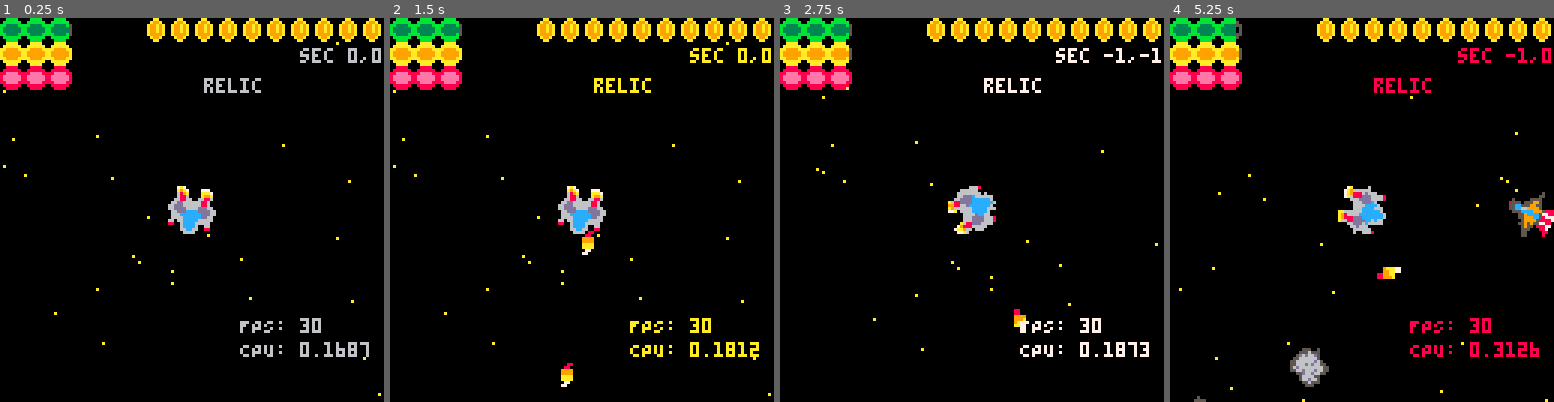
Above: before the commit, frames 1-4 (left to right).
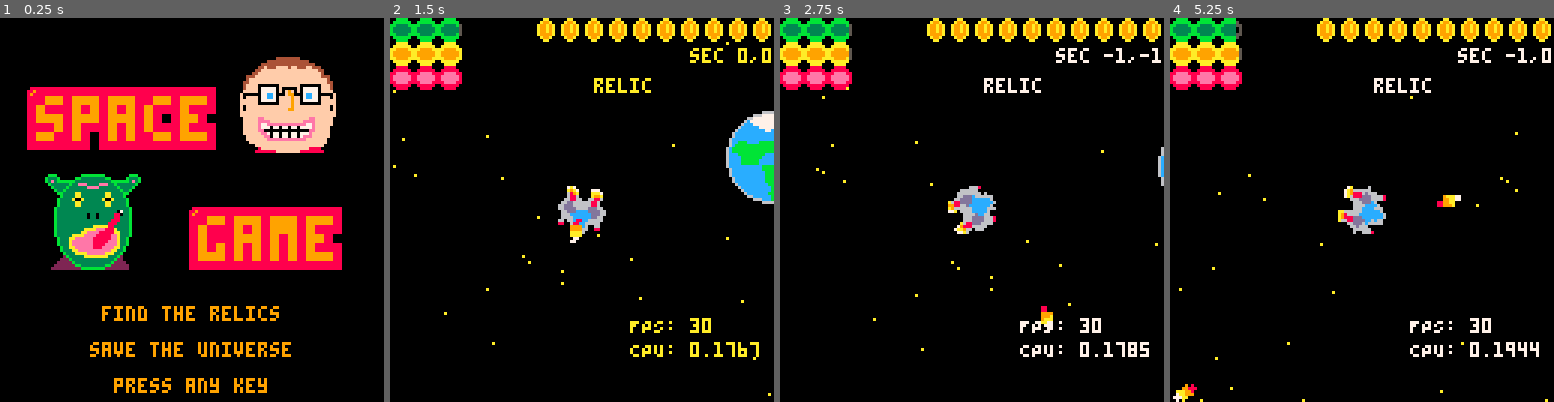
Above: after the commit, the same moments.

Repository: bobgar/pico-jam
Game: PICO-8 cartridge pico-jam.p8
Two runs of this game, one before a commit and one after it. Both use one fixed random seed, a clock stepped at 60 frames per second and the inputs below.
Inputs:
- Up to frame 1 (0.25 s): no input
- Up to frame 2 (1.5 s): tap O (Z key) at 0.33, 0.7, 1.43 s; tap X (X key) at 1.07 s
- Up to frame 3 (2.75 s): hold Left 1.97-2.37 s; tap X (X key) at 2.07, 2.4, 2.73 s; tap O (Z key) at 2.22 s; hold Down from 2.42 s (still down)
- Up to frame 4 (5.25 s): release Down at 2.82 s; hold Right 2.87-3.53 s; tap X (X key) every 0.33 s from 3.07 to 5.07 s; tap O (Z key) at 3.1, 3.98, 4.87 s; hold Up 3.58-4.08 s; hold Right 4.13-4.53 s; hold Down 4.58-5.08 s; hold Left from 5.13 s (still down)

The runs differ from the first frame. In frame 1, 33% of the frame differs, in the area x 0-100%, y 0-99%; in frame 2, 2.9%; in frame 3, 0.5%; in frame 4, 3.3%.

Commit message:
I'm calling this "feature complete".  Enemies now functional.

Diff:
--- /dev/null
+++ b/gameoverscreen.lua
@@ -0,0 +1,22 @@
+function gameoverscreeninit()
+    interactcooldown = 30
+    _update = gameoverscreenupdate
+    _draw = gameoverscreendraw
+end
+
+function gameoverscreendraw()
+    cls()
+    bigprint("game over",10,24,9,8,3)
+    --bigprint("game",64,64,9,8,3)
+    --sspr(1*32,32,32,32,80,13,32,32)
+    --sspr(2*32,32,32,32,15,52,32,32)
+    --bigprint("you win!",32,96,9,8,2)
+    printcentered("press any key", 120)
+end
+
+function gameoverscreenupdate()
+    if interactcooldown > 0 then interactcooldown-=1 end
+    if ibtn(🅾️) or ibtn(❎) then
+        splashscreeninit()
+    end
+end
--- a/helpers.lua
+++ b/helpers.lua
@@ -44,3 +44,31 @@
 	y /= 10.0
     return sqrt(x * x + y * y) * 10.0
 end
+
+function oprint(str,x,y,c,co) --outline print
+    for xx=-1,1,1 do
+        for yy=-1,1,1 do
+            print(str,x+xx,y+yy,co)
+        end
+    end
+    print(str,x,y,c)
+end
+
+function bigprint(str,x,y,c,co,scale)
+    poke(0x5f54,0x60) -- screen is spritesheet. spr and sspr use screen as source
+    oprint(str,x,y,c,co) -- outline print to desired location
+    local x0 = x-1
+    local y0 = y-1
+    local w = #str*4 + 2
+    local h = 7 -- only works on single line strings for now
+    palt(0b1111111111111111) -- set all colors transparent
+    palt(c,false) -- only draw the text and outline colors
+    palt(co,false)
+    sspr(x0,y0,w,h,x0,y0,w*scale,h*scale) -- stretch the text with desired scale
+    palt()
+    poke(0x5f54,0x00) -- set spritesheet back to source for spr
+end
+
+function printcentered(text, y)
+	print(text, 64 - #text*2, y)
+end
--- a/pico-jam.p8
+++ b/pico-jam.p8
@@ -7,6 +7,7 @@
 #include ui.lua
 #include helpers.lua
 #include winscreen.lua
+#include gameoverscreen.lua
 __gfx__
 00000000000000666600000000000000000066666666000000000000000000000000666666660000000000000000000000006666666600000000000000000000
 000000000000066cc66000000000000006667777777766600000000000000000066644444444666000000000000000000666dddddddd66600000000000000000
@@ -72,14 +73,14 @@
 0000000000000000000000000000000000000fffffffffffffffffffffff0000000022222b333333333333b22220000000999994455555555555555449999900
 000000000000000000000000000000000000008ffffffffffffffff8888000000002222222bb33333333bb222222000009999999944455555555444999999990
 00000000000000000000000000000000000008888888ffffffff888888880000002222222222bbbbbbbb22222222000099999999999944444444999999999999
-000000000000aaaaaaaa00000000000000000006600000000000000aa00000000000000bb0000000000000055000000000000008800000000000000000000000
-000000000aaa00000000aaa0000000000000006666000000000000aaaa000000000000beeb000000000000588500000000000055550000000000000000000000
-0000000aa00000000000000aa00000000000066dd660000000000aa66aa00000000000beeb00000000000058850000000000005cc50000000000000000000000
-000000a000000000000000000a000000000066dddd6600000000aa6666aa0000000b00beeb00b00000000058850000000000005cc50000000000000000000000
-00000a00000000000000000000a0000000066dd55dd66000000aa665566aa00000bbb055550bbb0000000055550000000000005cc50000000000000000000000
-0000a0000000000000000000000a00000066dd5dd5dd660000aa665dd566aa000beeb577775beeb000000577775000000000055c655000000000000000000000
-000a000000000000000000000000a000066dd5d55d5dd6600aa665d55d566aa0bbee577cc775eebb00005778877500000005559c695550000000000000000000
-00a00000000000000000000000000a0066dd55d55d55dd66aa6655d55d5566aa0bb5657cc7565bb000056578875650000055999cc99955000000000000000000
+000000000000aaaaaaaa00000000000000000006600000000000000aa00000000000000bb0000000000000055000000000000008800000000008800000000000
+000000000aaa00000000aaa0000000000000006666000000000000aaaa000000000000beeb000000000000588500000000000055550000000082280000000000
+0000000aa00000000000000aa00000000000066dd660000000000aa66aa00000000000beeb00000000000058850000000000005cc5000000008aa80000000000
+000000a000000000000000000a000000000066dddd6600000000aa6666aa0000000b00beeb00b00000000058850000000000005cc5000000082aa28000000000
+00000a00000000000000000000a0000000066dd55dd66000000aa665566aa00000bbb055550bbb0000000055550000000000005cc5000000082aa28000000000
+0000a0000000000000000000000a00000066dd5dd5dd660000aa665dd566aa000beeb577775beeb000000577775000000000055c65500000008aa80000000000
+000a000000000000000000000000a000066dd5d55d5dd6600aa665d55d566aa0bbee577cc775eebb00005778877500000005559c695550000b8228b000000000
+00a00000000000000000000000000a0066dd55d55d55dd66aa6655d55d5566aa0bb5657cc7565bb000056578875650000055999cc9995500b0b88b0b00000000
 00a00000000000000000000000000a006dd5dd5dd5dd5dd6a66566566566566a005666577566650000566657756665000559999cc99995500000000000000000
 0a0000000000000000000000000000a06dddddddddddddd6a66666666666666a055566577566555005556857758655505555599cc99555550000000000000000
 0a0000000000000000000000000000a0666666dddd666666aaaaaa6666aaaaaa5444554554554445585d55d55d55d5850000559cc95500000000000000000000
--- a/space.lua
+++ b/space.lua
@@ -1,9 +1,8 @@
-function _init()
-  debug=true
-  palt(0,true)
-  inittimeforseeds = stat(0)
+function spaceinit()
+
   _update = updatespace
   _draw = drawspace
+  inittimeforseeds = stat(0)
   sectorsize = 512
   halfsectorsize = sectorsize/2
   location={x=0,y=0,sectorx=0,sectory=0}
@@ -24,9 +23,9 @@
   damp=0.95
   r=0
   rv=0
-  bulletIdx = 1
-  maxBullets = 5
-  bulletSpeed = 2.0
+  --maxBullets = 5
+  bullletttl = 150 --how many frames the bullet should live.  IE 30 * seconds (right now 5 seconds)
+  bulletspeed = 2.0
   fireRate = 16
   timeSinceFire = 0
   bullets={}
@@ -36,8 +35,6 @@
   cosr = 0
   stars = {}
   curinteractible = nil
-  interactcooldown = 0
-  stdinteractcooldown = 4
   for i=0, 500 do
     stars[i] = {x=rndi(sectorsize),y=rndi(sectorsize)}
   end
@@ -55,13 +52,13 @@
     relics[i] = {x=flr( sin(r)*d), y=flr(cos(r)*d), found=false, sprite=s, type="relic"}
   end
 
-  --relics[1].x = 1
-  --relics[1].y = 1
+  relics[1].x = 1
+  relics[1].y = 1
 
   r = rnd()
   d = rnd()*20+30
-  --anomaly = {x=flr( sin(r)*d), y=flr(cos(r)*d)}
-  anomaly = {x=3, y=-3}
+  anomaly = {x=flr( sin(r)*d), y=flr(cos(r)*d)}
+  --anomaly = {x=3, y=-3}
   changeSectors()
 end
 
@@ -108,20 +105,11 @@
   vx*=damp
   vy*=damp
   timeSinceFire+=1
-  if(btn(🅾️)) and timeSinceFire > fireRate then
-    timeSinceFire = 0
-    local bvx = -sin(r)*bulletSpeed
-    local bvy = -cos(r)*bulletSpeed
-    bullets[bulletIdx]={x=64+bvx*2,y=64+bvy*2,vx=bvx+vx,vy=bvy+vy, r=atan2(-bvy,-bvx)}
-    bulletIdx+=1
-    if bulletIdx > maxBullets then
-      bulletIdx = 1
-    end
-  end
-  for b in all( bullets ) do
-    b.x+=b.vx
-    b.y+=b.vy
-  end
+  if(btn(🅾️)) and timeSinceFire > fireRate then -- and #bullets < maxBullets
+    spawnplayerbullet()
+  end
+
+  updatebullets()
 
   if location.x < 0 then
     location.sectorx-=1
@@ -153,8 +141,96 @@
   if #asteroids < 10 and rnd() < .05 then spawnasteroid() end
   updateasteroids()
 
-  if #enemies < 10 and rnd() < .05 then spawnenemy() end
+  if #enemies < 3 and rnd() < .001 * sqrt(vecmag(location.sectorx, location.sectory)) then spawnenemy() end
   updateenemies()
+end
+
+function spawnenemybullet(e)
+    local bvx = -sin(e.r)*e.bulletspeed
+    local bvy = -cos(e.r)*e.bulletspeed
+    add(bullets,{x=e.x+bvx*2,y=e.y+bvy*2,vx=bvx+e.vx,vy=bvy+e.vy, r=atan2(-bvy,-bvx),
+    sx=e.sx,sy=e.sy, ttl=bullletttl,
+    team="enemy",sprite=142})
+end
+
+function spawnplayerbullet()
+    timeSinceFire = 0
+    local bvx = -sin(r)*bulletspeed
+    local bvy = -cos(r)*bulletspeed
+    add(bullets,{x=location.x+64+bvx*2,y=location.y+64+bvy*2,vx=bvx+vx,vy=bvy+vy, r=atan2(-bvy,-bvx),
+    sx=location.sectorx,sy=location.sectory, ttl=bullletttl,
+    team="player",sprite=16})
+
+end
+
+function moveincludingsectors(o)
+    o.x += o.vx
+    if o.x < 0 then o.x += sectorsize o.sx -= 1 end
+    if o.x > sectorsize then o.x -= sectorsize o.sx += 1 end
+    o.y += o.vy
+    if o.y < 0 then o.y += sectorsize o.sy -= 1 end
+    if o.y > sectorsize then o.y -= sectorsize o.sy += 1 end
+end
+
+function updatebullets()
+
+  local bullettoremove = {}
+  local enemytoremove = {}
+  for b in all( bullets ) do
+    moveincludingsectors(b)
+
+    b.ttl -= 1
+    if b.ttl <= 0 then add(bullettoremove, b) end
+
+    if abs(b.sx - location.sectorx) + abs(b.sy - location.sectory) >= 3 then add(bullettoremove, b) end
+
+    if b.team == "player" then
+      for e in all(enemies) do
+        --For bullets we assume they're in the same sector
+        --it wouldn't be hard to translate them into the same sector for vec comparison,
+        --but I think this is good enough
+        if e.sx == b.sx and e.sy == b.sy then
+          local mag = vecmag(b.x-e.x, b.y-e.y)
+          if mag < 12 then
+            add(bullettoremove, b)
+            e.health -= 1
+            if e.health <= 0 then
+              add(enemytoremove, e)
+            end
+          end
+        end
+      end
+    end
+
+    if b.team == "enemy" then
+      local x = b.x - location.x + (b.sx - location.sectorx) * sectorsize
+      local y = b.y - location.y + (b.sy - location.sectory) * sectorsize
+      mag = vecmag(64 - x, 64 - y)
+      if mag < 8 then
+        add(bullettoremove, b)
+        health -= 1
+        if health <= 0 then
+          gameoverscreeninit()
+        end
+      end
+    end
+  end
+  for e in all(enemytoremove) do
+    del(enemies, e)
+  end
+  for b in all(bullettoremove) do
+    del(bullets, b)
+  end
+end
+
+function drawbullets()
+
+  for b in all( bullets ) do
+    local x = b.x - location.x + (b.sx - location.sectorx) * sectorsize
+    local y = b.y - location.y + (b.sy - location.sectory) * sectorsize
+    local sid = sslocfromid(b.sprite)
+    rspr(sid.x,sid.y,x-4,y-4,b.r,1)
+  end
 end
 
 function spawnenemy()
@@ -162,15 +238,33 @@
   local x = location.x+64 + sin(r) * 200
   local y = location.y+64 + cos(r) * 200
   local sprite = 140
-  add(enemies, {x=x,y=y,r=r,vx=rnd()*2-1, vy=rnd()*2-1, rv=rnd()*.01,
-  sx=location.sectorx, sy=location.sectory, type="enemy",
+  add(enemies, {x=x,y=y,r=r,vx=rnd()*2-1, vy=rnd()*2-1, rv=rnd()*.01, r=r,
+  sx=location.sectorx, sy=location.sectory, type="enemy", name="bandit",
   sprite=sprite, health=1,
-  damp=.9, accel=.1
+  timesincefire=0, firerate=30, bulletspeed=bulletspeed,
+  damp=.9, accel=.15
 })
 end
 
 function spawnguardian(x,y)
-  --todo
+  local r = rnd()
+  local x = sectorsize / 2
+  local y = sectorsize / 2
+  local sprite = 138
+  add(enemies, {x=x,y=y,r=r,vx=rnd()*2-1, vy=rnd()*2-1, rv=rnd()*.01, r=r,
+  sx=location.sectorx, sy=location.sectory, type="enemy", name="guardian",
+  sprite=sprite, health=3,
+  timesincefire=0, firerate=30, bulletspeed=bulletspeed*1.5,
+  damp=.9, accel=.075
+})
+end
+
+function activeguardians()
+  local c = 0
+  for e in all(enemies) do
+    if e.name == "guardian" then c+=1 end
+  end
+  return c
 end
 
 function updateenemies()
@@ -180,16 +274,22 @@
     local x = -(e.x - location.x + (e.sx - location.sectorx) * sectorsize -64)
     local y = -(e.y - location.y + (e.sy - location.sectory) * sectorsize -64)
     local m = vecmag(x, y)
-    e.vx += (x/m)*e.accel
-    e.vy += (y/m)*e.accel
-
-    --a.r += a.rv
-    e.x += e.vx
-    if e.x < 0 then e.x += sectorsize e.sx -= 1 end
-    if e.x > sectorsize then e.x -= sectorsize e.sx += 1 end
-    e.y += e.vy
-    if e.y < 0 then e.y += sectorsize e.sy -= 1 end
-    if e.y > sectorsize then e.y -= sectorsize e.sy += 1 end
+
+    e.timesincefire+=1
+    if m < 64 and e.timesincefire >= e.firerate then
+      e.timesincefire = 0
+      spawnenemybullet(e)
+    end
+
+    if m > 48 then
+      e.vx += (x/m)*e.accel
+      e.vy += (y/m)*e.accel
+      e.r = atan2(-e.vy, -e.vx)
+    else
+      e.r = atan2(-y/m, -x/m)
+    end
+
+    moveincludingsectors(e)
     if abs(e.sx - location.sectorx) + abs(e.sy - location.sectory) >= 3 then add(toremove, e) end
     e.vx *= e.damp
     e.vy *= e.damp
@@ -207,11 +307,11 @@
     local y = e.y - location.y + (e.sy - location.sectory) * sectorsize
 
     --local r = atan2(y-64, x-64)
-    local r = atan2(-e.vy, -e.vx)
+
 
     if x>=-32 and x<160 and y>=-32 and y<160 then
       local sid = sslocfromid(e.sprite)
-      rspr(sid.x,sid.y,x-8,y-8,r,2)
+      rspr(sid.x,sid.y,x-8,y-8,e.r,2)
     end
   end
 end
@@ -231,12 +331,7 @@
   local toremove = {}
   for a in all(asteroids) do
     a.r += a.rv
-    a.x += a.vx
-    if a.x < 0 then a.x += sectorsize a.sx -= 1 end
-    if a.x > sectorsize then a.x -= sectorsize a.sx += 1 end
-    a.y += a.vy
-    if a.y < 0 then a.y += sectorsize a.sy -= 1 end
-    if a.y > sectorsize then a.y -= sectorsize a.sy += 1 end
+    moveincludingsectors(a)
     if abs(a.sx - location.sectorx) + abs(a.sy - location.sectory) >= 3 then add(toremove, a) end
   end
 
@@ -277,6 +372,16 @@
   rspr(8,0,64-8,64-8,r,2)
 
   --if activated draw relic
+  drawrelicactivated()
+  --print('sx= ' .. location.sectorx .. '  sy= ' .. location.sectory)
+  drawbullets()
+  drawui()
+  if debug then
+    drawdebugui()
+  end
+end
+
+function  drawrelicactivated()
   if relicactivated then --and (anomaly.x != location.sectorx or anomaly.y != location.sectory) then
     dirx = (anomaly.x+.5) - (location.sectorx + location.x / sectorsize)
     diry = (anomaly.y+.5) - (location.sectory + location.y / sectorsize)
@@ -301,21 +406,9 @@
         sspr(loc.x, loc.y,16,16,x-20, y-20, 40,40)
         _update = winscreenupdate
         _draw = winscreendraw
-      end
-    end
-  end
-
-  for b in all( bullets ) do
-    rspr(0,8,b.x,b.y,b.r,1)
-  end
-  --print('sx= ' .. location.sectorx .. '  sy= ' .. location.sectory)
-  drawuibar(0,0,32,48,food,maxfood)
-  drawuibar(0,8,33,48,fuel,maxfuel)
-  drawuibar(0,16,34,48,health,maxhealth)
-
-  drawui()
-  if debug then
-    drawdebugui()
+        winscreeninit()
+      end
+    end
   end
 end
 
@@ -387,13 +480,28 @@
       addplanetsforsector(dx,dy)
     end
   end
+
+  for r in all(relics) do
+    if not r.found and r.x == location.sectorx and r.y == location.sectory then
+      if activeguardians() == 0 then
+        spawnguardian()
+      end
+    end
+  end
+end
+
+function dbgprintplanetcounts()
+  for i=-25,25 do
+    srand(sx * 113 + sy * 17 + inittimeforseeds)
+    printh(flr(rnd() * (1/ (.2 * sd+1)) * 10))
+  end
 end
 
 function addplanetsforsector(dsx,dsy)
   sx = location.sectorx+dsx
   sy = location.sectory+dsy
   sd = abs(sx) + abs(sy)
-  srand(sx * 123 + sy * 17 + inittimeforseeds)
+  srand(sx * 113 + sy * 17 + inittimeforseeds)
   --generate at most 4 planets
   planetcount = flr(rnd() * (1/ (.2 * sd+1)) * 10)
   for j=0 , planetcount do
--- a/splashscreen.lua
+++ b/splashscreen.lua
@@ -0,0 +1,38 @@
+function splashscreeninit()
+    interactcooldown = 30
+    _update = splashscreenupdate
+    _draw = splashscreendraw
+end
+
+function splashscreenupdate()
+    if interactcooldown > 0 then interactcooldown-=1 end
+    if ibtn(🅾️) or ibtn(❎) then
+        _update = updatespace
+        _draw = drawspace
+        spaceinit()
+    end
+end
+
+function splashscreendraw()
+    cls()
+    bigprint("space",10,24,9,8,3)
+    bigprint("game",64,64,9,8,3)
+    sspr(1*32,32,32,32,80,13,32,32)
+    sspr(2*32,32,32,32,15,52,32,32)
+
+    printcentered("find the relics", 96)
+    printcentered("save the universe", 108)
+    printcentered("press any key", 120)
+end
+
+function _init()
+
+    splashscreeninit()
+    --winscreeninit()
+
+    debug=true
+    palt(0,true)
+
+    interactcooldown = 0
+    stdinteractcooldown = 4
+end
--- a/winscreen.lua
+++ b/winscreen.lua
@@ -1,7 +1,22 @@
+function winscreeninit()
+    interactcooldown = 30
+    _update = winscreenupdate
+    _draw = winscreendraw
+end
+
 function winscreendraw()
     cls()
-    print("you win!")
+    bigprint("space",10,24,9,8,3)
+    bigprint("game",64,64,9,8,3)
+    sspr(1*32,32,32,32,80,13,32,32)
+    sspr(2*32,32,32,32,15,52,32,32)
+    bigprint("you win!",32,96,9,8,2)
+    printcentered("press any key", 120)
 end
 
 function winscreenupdate()
+    if interactcooldown > 0 then interactcooldown-=1 end
+    if ibtn(🅾️) or ibtn(❎) then
+        splashscreeninit()
+    end
 end
